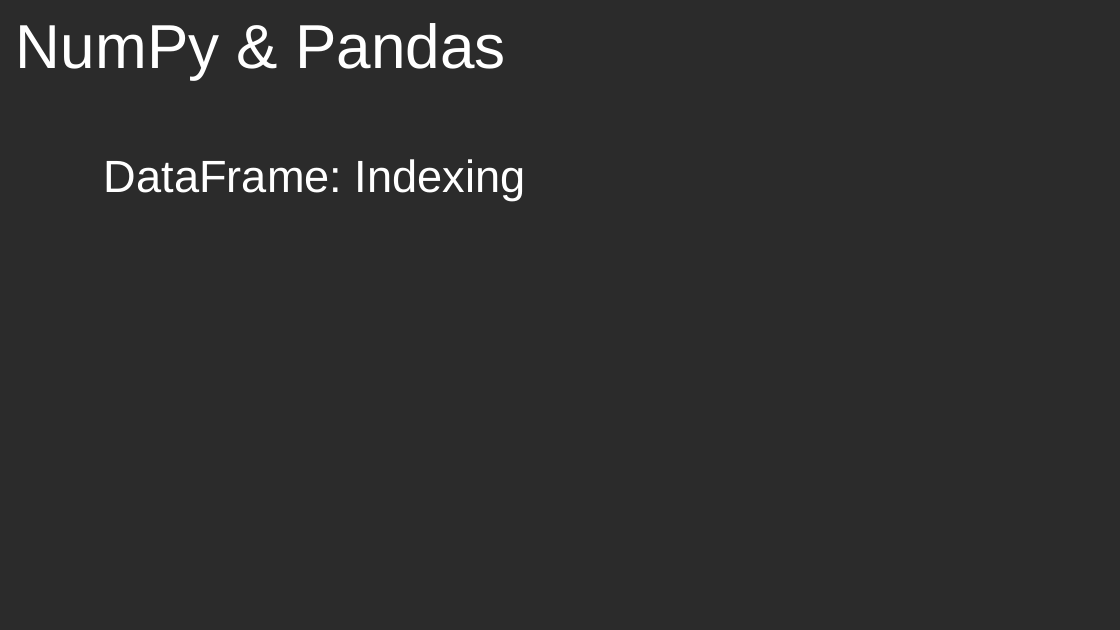
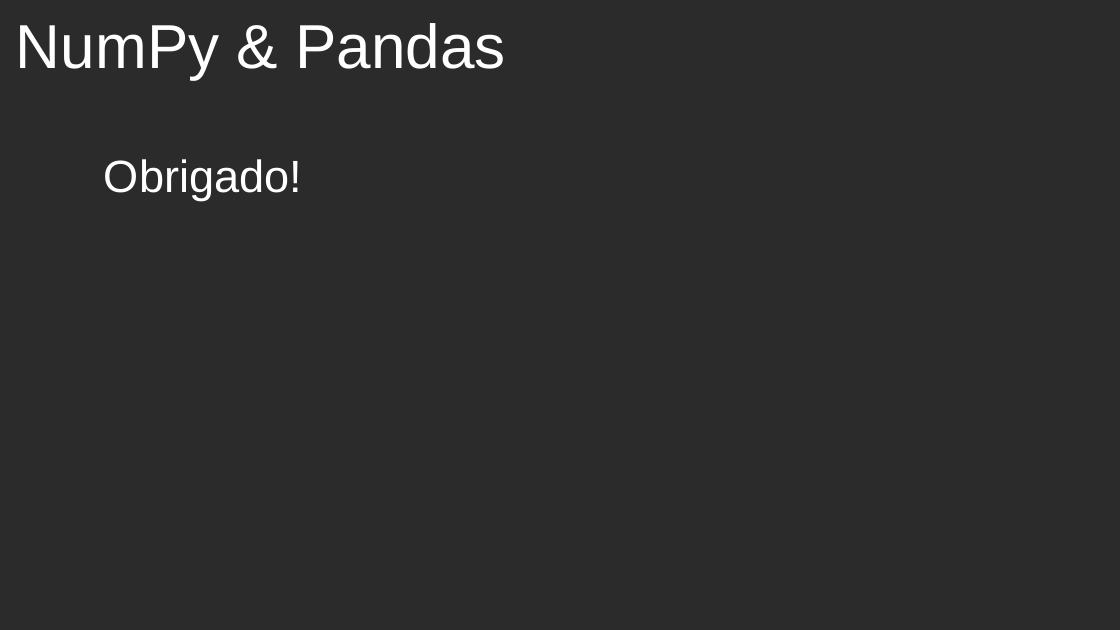
Before and after one commit to jalexandretoledo/numpy_pandas, a slide deck: slide 19 of aula_2/aula_2.odp (slide 17 before the commit). Drawn at 1120x630 pixels with LibreOffice and Linux fonts; fonts in the diff are those of the drawing; background and template pictures are left out; a plain dark background stands for a picture behind light text. Boxes give left, top, right and bottom in pixels: in the first picture for what was removed or moved away, otherwise in the second. Text is boxed around its words. In the diff, an @@ line names an element or a change of style, - is before the commit and + after.

```diff
--- a/aula_2/aula_2.odp
+++ b/aula_2/aula_2.odp
@@ text at (104,159,302,201): text changed @@
-DataFrame: Indexing
+Obrigado!
```
Also in this commit, not shown: 3 other slides changed, 2 slides added, 1 other file.
